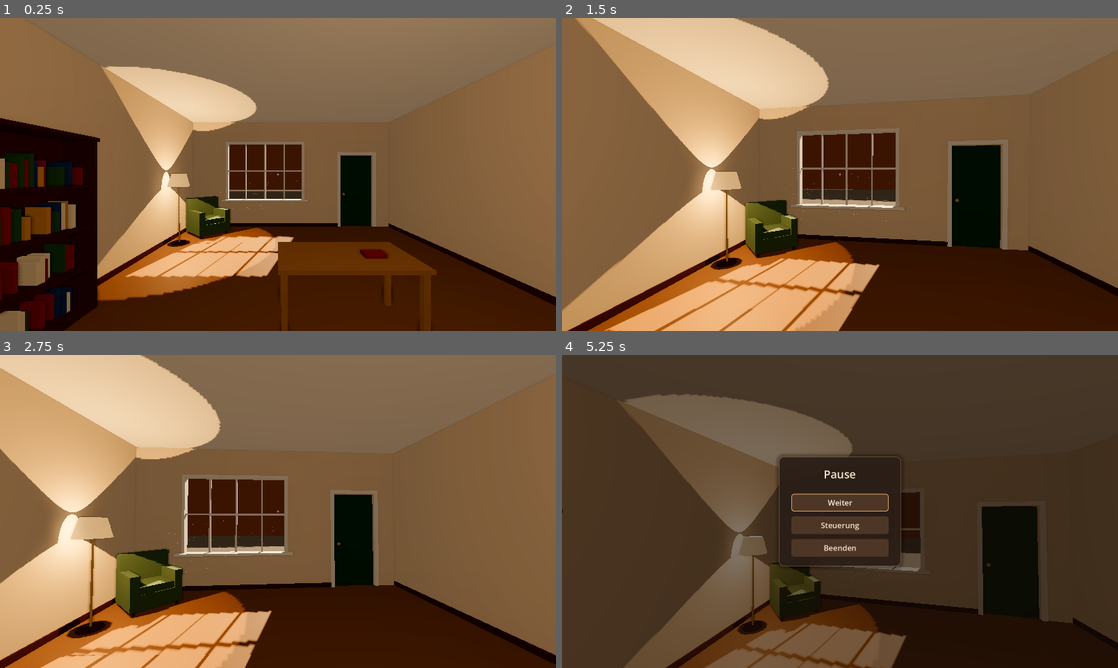
Above: before the commit, frames 1-4 (two rows, left to right).
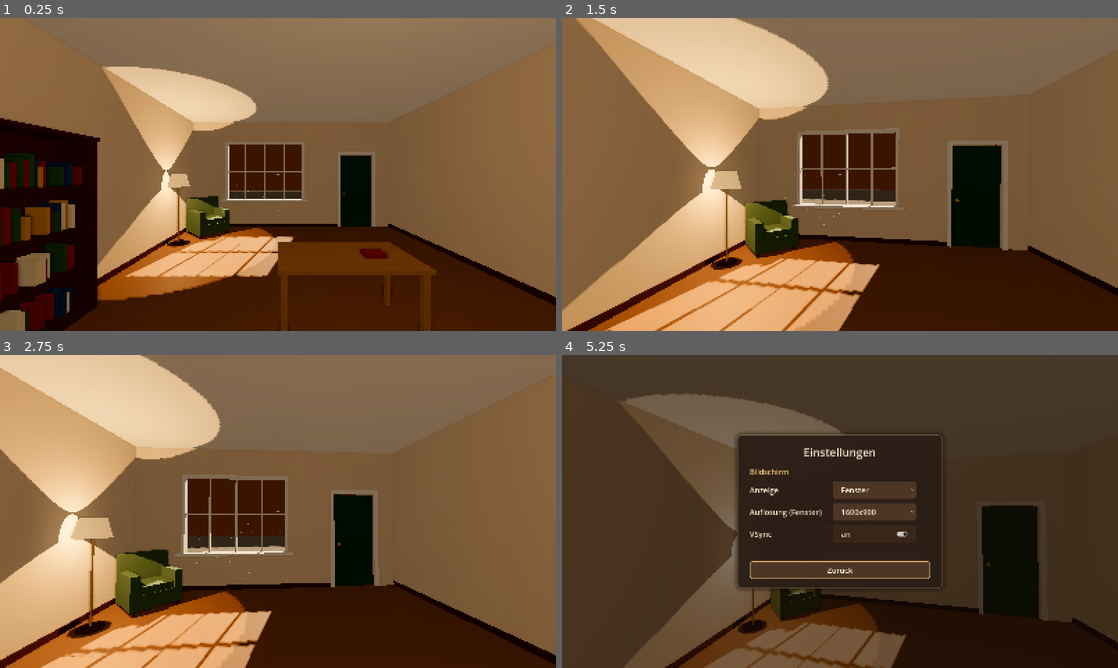
Above: after the commit, the same moments.

Repository: muschel99/Buecherei-Game
Game: Godot game, scene res://scenes/main.tscn
The game is run twice, just before and just after one commit, with the same random seed, the same clock (stepped at 60 frames per second) and the same inputs.
Inputs (mouse positions are in pixels of both pictures, inside the frame that each line leads up to):
- Up to frame 1 (0.25 s): no input
- Up to frame 2 (1.5 s): tap Enter at 0.5 s; move the mouse to (867, 174) at 0.52 s; hold Delete (build_delete) 0.53-1.28 s; hold W (move_forward) from 0.53 s (still down); tap Space (jump) at 0.77 s; move the mouse to (812, 174) at 1.27 s; tap Shift (build_paint_all) at 1.35 s
- Up to frame 3 (2.75 s): keep holding W (move_forward); tap Space (jump) at 1.52 s; move the mouse to (289, 505) at 2.02 s; press the mouse at (289, 505) at 2.03 s
- Up to frame 4 (5.25 s): tap Space (jump) at 2.75, 3.02, 3.77, 4.52 s; move the mouse to (834, 517) at 2.77 s; release the mouse at (834, 517) at 2.78 s; tap Mouse wheel up (build_rotate) at 2.85 s; move the mouse to (878, 514) at 3.52 s; hold Mouse wheel down (build_rotate_back) 3.53-4.28 s; right-click (878, 514) at 4.15 s; move the mouse to (795, 508) at 4.27 s; tap G (build_toggle_grid) at 4.35 s; tap Escape (pause) at 4.9 s; release W (move_forward) at 5 s; click (840, 536) at 5 s, where only the run after the commit has a clickable "Einstellungen"

The runs differ from the first frame. In frame 1, 1.5% of the frame differs, in the area x 0-100%, y 15-100%; in frame 2, 1.6%; in frame 3, 1.5%; in frame 4, 10%, in the area x 0-100%, y 12-100%.

Commit message:
Ergänzungen, Teil 5: Bildschirmeinstellungen und Anpassung an alle Auflösungen
- Pausenmenü: neuer Bereich "Einstellungen" mit Fenster/Vollbild, Auflösung und VSync
- Neues Autoload "Settings": speichert in user://settings.cfg, wendet beim Start an;
  neue Einstellungen = ein Eintrag in Settings.DEFINITIONS, die Oberfläche baut sich selbst
- Projekt: Stretch-Modus "canvas_items" mit "expand" – alle Menüs und Anzeigen
  skalieren mit und nutzen breite Bildschirme (Ultrawide) ohne Verzerrung
- Katalogkarten etwas größer für kleine Auflösungen

Co-Authored-By: Claude Opus 5.5 <noreply@anthropic.com>
Claude-Session: https://claude.ai/code/session_01Keur6F3CMQBeom8RpdfucG

Diff:
--- a/project.godot
+++ b/project.godot
@@ -22,11 +22,14 @@
 Catalog="*res://scripts/autoload/catalog.gd"
 SaveManager="*res://scripts/autoload/save_manager.gd"
 MenuStack="*res://scripts/autoload/menu_stack.gd"
+Settings="*res://scripts/autoload/settings.gd"
 
 [display]
 
 window/size/viewport_width=1600
 window/size/viewport_height=900
+window/stretch/mode="canvas_items"
+window/stretch/aspect="expand"
 
 [gui]
 
--- a/scenes/ui/build_ui.tscn
+++ b/scenes/ui/build_ui.tscn
@@ -73,7 +73,7 @@
 anchor_top = 1.0
 anchor_right = 0.96
 anchor_bottom = 1.0
-offset_top = -190.0
+offset_top = -196.0
 offset_bottom = -14.0
 grow_horizontal = 2
 grow_vertical = 0
@@ -102,7 +102,7 @@
 
 [node name="ItemScroll" type="ScrollContainer" parent="Root/CatalogPanel/VBox"]
 unique_name_in_owner = true
-custom_minimum_size = Vector2(0, 108)
+custom_minimum_size = Vector2(0, 114)
 layout_mode = 2
 vertical_scroll_mode = 0
 
--- a/scenes/ui/pause_menu.tscn
+++ b/scenes/ui/pause_menu.tscn
@@ -1,6 +1,7 @@
 [gd_scene format=3]
 
 [ext_resource type="Script" path="res://scripts/ui/pause_menu.gd" id="1_pause"]
+[ext_resource type="PackedScene" path="res://scenes/ui/settings_panel.tscn" id="2_settings"]
 
 [node name="PauseMenu" type="CanvasLayer"]
 process_mode = 3
@@ -42,6 +43,9 @@
 
 [node name="ControlsButton" type="Button" parent="MainPanel/VBox"]
 text = "Steuerung"
+
+[node name="SettingsButton" type="Button" parent="MainPanel/VBox"]
+text = "Einstellungen"
 
 [node name="QuitButton" type="Button" parent="MainPanel/VBox"]
 text = "Beenden"
@@ -130,7 +134,12 @@
 unique_name_in_owner = true
 text = "Zurück"
 
+[node name="SettingsPanel" parent="." instance=ExtResource("2_settings")]
+visible = false
+
 [connection signal="pressed" from="MainPanel/VBox/ResumeButton" to="." method="_on_resume_button_pressed"]
 [connection signal="pressed" from="MainPanel/VBox/ControlsButton" to="." method="_on_controls_button_pressed"]
+[connection signal="pressed" from="MainPanel/VBox/SettingsButton" to="." method="_on_settings_button_pressed"]
+[connection signal="back_requested" from="SettingsPanel" to="." method="_on_back_button_pressed"]
 [connection signal="pressed" from="MainPanel/VBox/QuitButton" to="." method="_on_quit_button_pressed"]
 [connection signal="pressed" from="ControlsPanel/VBox/BackButton" to="." method="_on_back_button_pressed"]
--- /dev/null
+++ b/scenes/ui/settings_panel.tscn
@@ -0,0 +1,34 @@
+[gd_scene format=3]
+
+[ext_resource type="Script" path="res://scripts/ui/settings_panel.gd" id="1_settings"]
+
+[node name="SettingsPanel" type="PanelContainer"]
+anchors_preset = 8
+anchor_left = 0.5
+anchor_top = 0.5
+anchor_right = 0.5
+anchor_bottom = 0.5
+grow_horizontal = 2
+grow_vertical = 2
+script = ExtResource("1_settings")
+
+[node name="VBox" type="VBoxContainer" parent="."]
+custom_minimum_size = Vector2(520, 0)
+layout_mode = 2
+theme_override_constants/separation = 18
+
+[node name="Title" type="Label" parent="VBox"]
+layout_mode = 2
+theme_override_font_sizes/font_size = 32
+text = "Einstellungen"
+horizontal_alignment = 1
+
+[node name="Rows" type="VBoxContainer" parent="VBox"]
+unique_name_in_owner = true
+layout_mode = 2
+theme_override_constants/separation = 12
+
+[node name="SettingsBackButton" type="Button" parent="VBox"]
+unique_name_in_owner = true
+layout_mode = 2
+text = "Zurück"
--- /dev/null
+++ b/scripts/autoload/settings.gd
@@ -0,0 +1,129 @@
+extends Node
+## Spieler-Einstellungen (Bildschirm, später z. B. Lautstärke und Mausempfindlichkeit).
+##
+## Die Einstellungen stehen in einer eigenen Datei (user://settings.cfg), getrennt vom
+## Spielstand, und werden beim Spielstart automatisch geladen und angewendet.
+##
+## Eine neue Einstellung hinzufügen:
+## 1. In DEFINITIONS einen Eintrag ergänzen (Schlüssel, Bereich, Name, Art, Standardwert).
+## 2. In _apply() festlegen, was beim Ändern passieren soll.
+## Der Einstellungsbereich im Pausenmenü baut sich aus DEFINITIONS selbst auf.
+
+## Wird gesendet, wenn sich eine Einstellung geändert hat.
+signal setting_changed(key: String, value: Variant)
+
+const FILE_PATH := "user://settings.cfg"
+
+## Gängige Auflösungen (Breite x Höhe), inklusive Ultrawide.
+const RESOLUTIONS: Array[Vector2i] = [
+	Vector2i(1280, 720), Vector2i(1366, 768), Vector2i(1600, 900), Vector2i(1920, 1080),
+	Vector2i(2560, 1080), Vector2i(2560, 1440), Vector2i(3440, 1440), Vector2i(3840, 2160),
+]
+
+## Alle Einstellungen. Arten: "choice" (Auswahlliste), "toggle" (an/aus),
+## "resolution" (Auflösungsliste), später z. B. "slider" (Schieberegler).
+const DEFINITIONS: Array[Dictionary] = [
+	{"key": "display/window_mode", "section": "Bildschirm", "label": "Anzeige",
+		"type": "choice", "options": ["Fenster", "Vollbild"], "default": 0},
+	{"key": "display/resolution", "section": "Bildschirm", "label": "Auflösung (Fenster)",
+		"type": "resolution", "default": "1600x900"},
+	{"key": "display/vsync", "section": "Bildschirm", "label": "VSync",
+		"type": "toggle", "default": true},
+]
+
+var _values := {}
+
+
+func _ready() -> void:
+	process_mode = Node.PROCESS_MODE_ALWAYS
+	_load()
+	for definition in DEFINITIONS:
+		_apply(definition.key)
+
+
+## Aktueller Wert einer Einstellung.
+func get_value(key: String) -> Variant:
+	return _values.get(key, _definition(key).get("default"))
+
+
+## Ändert eine Einstellung, wendet sie sofort an und speichert.
+func set_value(key: String, value: Variant) -> void:
+	_values[key] = value
+	_apply(key)
+	_save()
+	setting_changed.emit(key, value)
+
+
+## Auflösungen, die auf diesen Bildschirm passen, als Text ("1920x1080").
+func get_resolution_options() -> Array[String]:
+	var screen := DisplayServer.screen_get_size()
+	var options: Array[String] = []
+	for resolution in RESOLUTIONS:
+		if screen == Vector2i.ZERO or (resolution.x <= screen.x and resolution.y <= screen.y):
+			options.append("%dx%d" % [resolution.x, resolution.y])
+	var current: String = get_value("display/resolution")
+	if not options.has(current):
+		options.append(current)
+	return options
+
+
+func is_fullscreen() -> bool:
+	return int(get_value("display/window_mode")) == 1
+
+
+## Setzt eine Einstellung im Spiel um.
+func _apply(key: String) -> void:
+	match key:
+		"display/window_mode", "display/resolution":
+			_apply_window()
+		"display/vsync":
+			var vsync := DisplayServer.VSYNC_ENABLED if get_value(key) else DisplayServer.VSYNC_DISABLED
+			DisplayServer.window_set_vsync_mode(vsync)
+
+
+## Vollbild nutzt die Auflösung des Bildschirms; im Fenster gilt die gewählte Auflösung.
+## Alle Menüs passen sich über die Projekteinstellung "Stretch" automatisch an.
+func _apply_window() -> void:
+	if DisplayServer.get_name() == "headless":
+		return
+	var window := get_window()
+	if is_fullscreen():
+		window.mode = Window.MODE_FULLSCREEN
+		return
+	window.mode = Window.MODE_WINDOWED
+	var parts := str(get_value("display/resolution")).split("x")
+	if parts.size() != 2:
+		return
+	var size := Vector2i(int(parts[0]), int(parts[1]))
+	var screen := DisplayServer.screen_get_size()
+	if screen != Vector2i.ZERO:
+		size = size.min(screen)
+	window.size = size
+	# Fenster mittig auf den Bildschirm setzen
+	var screen_position := DisplayServer.screen_get_position()
+	window.position = screen_position + (screen - size) / 2
+
+
+func _definition(key: String) -> Dictionary:
+	for definition in DEFINITIONS:
+		if definition.key == key:
+			return definition
+	return {}
+
+
+func _load() -> void:
+	var file := ConfigFile.new()
+	if file.load(FILE_PATH) != OK:
+		return
+	for definition in DEFINITIONS:
+		var parts: PackedStringArray = definition.key.split("/")
+		if file.has_section_key(parts[0], parts[1]):
+			_values[definition.key] = file.get_value(parts[0], parts[1])
+
+
+func _save() -> void:
+	var file := ConfigFile.new()
+	for key in _values:
+		var parts: PackedStringArray = key.split("/")
+		file.set_value(parts[0], parts[1], _values[key])
+	file.save(FILE_PATH)
--- a/scripts/ui/build_ui.gd
+++ b/scripts/ui/build_ui.gd
@@ -9,7 +9,7 @@
 const MUTED_COLOR := Color(0.85, 0.78, 0.68, 0.8)
 const WARNING_COLOR := Color(1.0, 0.68, 0.55)
 const TEXT_COLOR := Color(1.0, 0.96, 0.88)
-const CARD_SIZE := Vector2(196, 94)
+const CARD_SIZE := Vector2(206, 100)
 
 ## Pfad zum Gestaltungsmodus (im Inspektor der Hauptszene eingetragen).
 @export var build_mode_path: NodePath
@@ -135,19 +135,19 @@
 		color_field.mouse_filter = Control.MOUSE_FILTER_IGNORE
 		box.add_child(color_field)
 
-	var title_label := _small_label(title, 15, TEXT_COLOR)
+	var title_label := _small_label(title, 16, TEXT_COLOR)
 	title_label.autowrap_mode = TextServer.AUTOWRAP_WORD_SMART
 	title_label.max_lines_visible = 2 if swatch.a <= 0.0 else 1
 	box.add_child(title_label)
-	box.add_child(_small_label(subtitle, 13, MUTED_COLOR))
+	box.add_child(_small_label(subtitle, 14, MUTED_COLOR))
 
 	var style_row := HBoxContainer.new()
 	style_row.mouse_filter = Control.MOUSE_FILTER_IGNORE
 	style_row.add_theme_constant_override("separation", 8)
 	for style in StyleTags.to_list(styles):
-		style_row.add_child(_small_label("● " + StyleTags.get_display_name(style), 12, StyleTags.get_color(style)))
+		style_row.add_child(_small_label("● " + StyleTags.get_display_name(style), 13, StyleTags.get_color(style)))
 	if styles == 0:
-		style_row.add_child(_small_label("○ stilneutral", 12, MUTED_COLOR))
+		style_row.add_child(_small_label("○ stilneutral", 13, MUTED_COLOR))
 	box.add_child(style_row)
 	return card
 
--- a/scripts/ui/pause_menu.gd
+++ b/scripts/ui/pause_menu.gd
@@ -3,11 +3,13 @@
 ##
 ## Esc schließt immer zuerst das, was gerade offen ist (Gestaltungsmodus, Menüs …,
 ## siehe MenuStack). Erst wenn nichts offen ist, öffnet Esc dieses Menü.
-## Hält das Spiel an, gibt die Maus frei und bietet Weiter, Steuerung und Beenden.
+## Hält das Spiel an, gibt die Maus frei und bietet Weiter, Steuerung, Einstellungen
+## und Beenden.
 ## Dieser Knoten läuft auch bei pausiertem Spiel weiter (Process Mode "Always").
 
 @onready var _main_panel: Control = $MainPanel
 @onready var _controls_panel: Control = $ControlsPanel
+@onready var _settings_panel: Control = $SettingsPanel
 @onready var _resume_button: Button = %ResumeButton
 @onready var _controls_back_button: Button = %BackButton
 
@@ -19,8 +21,8 @@
 func _unhandled_input(event: InputEvent) -> void:
 	if not event.is_action_pressed("pause"):
 		return
-	if visible and _controls_panel.visible:
-		_show_main_panel()  # Esc in der Tastenübersicht = zurück
+	if visible and (_controls_panel.visible or _settings_panel.visible):
+		_show_main_panel()  # Esc in einem Unterbereich = zurück
 	elif visible:
 		resume()
 	elif not MenuStack.close_top():
@@ -51,6 +53,7 @@
 func _show_main_panel() -> void:
 	_main_panel.show()
 	_controls_panel.hide()
+	_settings_panel.hide()
 	_resume_button.grab_focus()
 
 
@@ -64,6 +67,11 @@
 	_controls_back_button.grab_focus()
 
 
+func _on_settings_button_pressed() -> void:
+	_main_panel.hide()
+	_settings_panel.open()
+
+
 func _on_back_button_pressed() -> void:
 	_show_main_panel()
 
--- /dev/null
+++ b/scripts/ui/settings_panel.gd
@@ -0,0 +1,104 @@
+extends PanelContainer
+## Einstellungsbereich im Pausenmenü.
+##
+## Baut sich aus Settings.DEFINITIONS selbst auf: Für jede Einstellung entsteht eine
+## Zeile mit Namen und passendem Bedienelement. Neue Einstellungen erscheinen hier
+## also automatisch, sobald sie in scripts/autoload/settings.gd eingetragen sind.
+
+## Wird gesendet, wenn "Zurück" gedrückt wurde.
+signal back_requested
+
+const SECTION_COLOR := Color(0.96, 0.78, 0.48)
+const HINT_COLOR := Color(0.85, 0.78, 0.68, 0.8)
+
+@onready var _rows: VBoxContainer = %Rows
+@onready var _back_button: Button = %SettingsBackButton
+
+var _resolution_button: OptionButton
+var _resolution_hint: Label
+
+
+func _ready() -> void:
+	_build()
+	_back_button.pressed.connect(func() -> void: back_requested.emit())
+
+
+## Beim Öffnen: Werte auffrischen und den Zurück-Knopf auswählen.
+func open() -> void:
+	show()
+	_refresh_resolution()
+	_back_button.grab_focus()
+
+
+func _build() -> void:
+	var current_section := ""
+	var grid: GridContainer = null
+	for definition in Settings.DEFINITIONS:
+		if definition.section != current_section:
+			current_section = definition.section
+			var header := Label.new()
+			header.text = current_section
+			header.add_theme_color_override("font_color", SECTION_COLOR)
+			_rows.add_child(header)
+			grid = GridContainer.new()
+			grid.columns = 2
+			grid.add_theme_constant_override("h_separation", 32)
+			grid.add_theme_constant_override("v_separation", 12)
+			_rows.add_child(grid)
+		var label := Label.new()
+		label.text = definition.label
+		grid.add_child(label)
+		grid.add_child(_create_control(definition))
+	_resolution_hint = Label.new()
+	_resolution_hint.add_theme_font_size_override("font_size", 16)
+	_resolution_hint.add_theme_color_override("font_color", HINT_COLOR)
+	_rows.add_child(_resolution_hint)
+
+
+## Passendes Bedienelement je Art der Einstellung.
+func _create_control(definition: Dictionary) -> Control:
+	var key: String = definition.key
+	match definition.type:
+		"choice":
+			var choice := OptionButton.new()
+			for option in definition.options:
+				choice.add_item(option)
+			choice.select(int(Settings.get_value(key)))
+			choice.item_selected.connect(func(index: int) -> void:
+				Settings.set_value(key, index)
+				_refresh_resolution())
+			return _sized(choice)
+		"toggle":
+			var toggle := CheckButton.new()
+			toggle.button_pressed = bool(Settings.get_value(key))
+			toggle.text = "an" if toggle.button_pressed else "aus"
+			toggle.toggled.connect(func(on: bool) -> void:
+				toggle.text = "an" if on else "aus"
+				Settings.set_value(key, on))
+			return _sized(toggle)
+		"resolution":
+			_resolution_button = OptionButton.new()
+			_resolution_button.item_selected.connect(func(index: int) -> void:
+				Settings.set_value(key, _resolution_button.get_item_text(index)))
+			return _sized(_resolution_button)
+	return Label.new()
+
+
+func _sized(control: Control) -> Control:
+	control.custom_minimum_size = Vector2(240, 0)
+	return control
+
+
+## Auflösungsliste füllen; im Vollbild gilt die Bildschirmauflösung.
+func _refresh_resolution() -> void:
+	if _resolution_button == null:
+		return
+	_resolution_button.clear()
+	var current: String = Settings.get_value("display/resolution")
+	var options := Settings.get_resolution_options()
+	for i in options.size():
+		_resolution_button.add_item(options[i])
+		if options[i] == current:
+			_resolution_button.select(i)
+	_resolution_button.disabled = Settings.is_fullscreen()
+	_resolution_hint.text = "Im Vollbild wird die Auflösung des Bildschirms verwendet." if Settings.is_fullscreen() else ""
Not shown, added: scripts/autoload/settings.gd.uid
Not shown, added: scripts/ui/settings_panel.gd.uid
